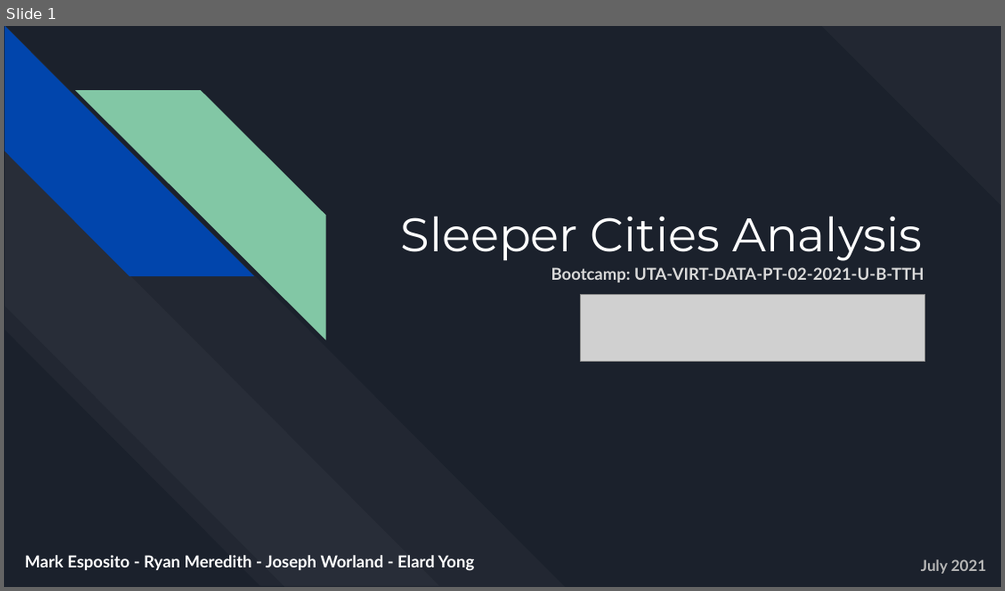
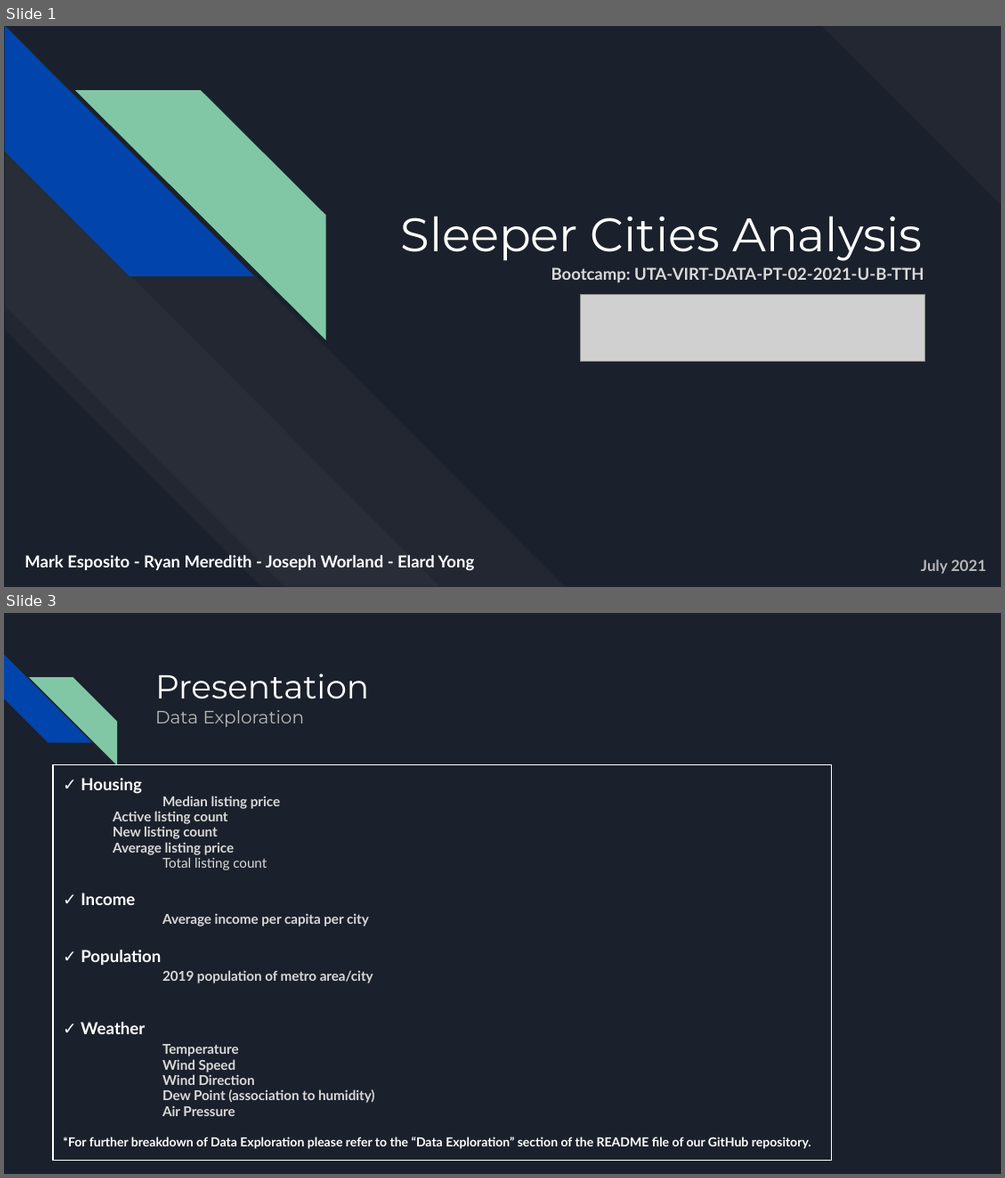
Before and after one commit to marke0816/Sleeper_Cities, a slide deck: Resources/Sleeper_Cities_Analysis.pptx. Shown one above the other, each under a label of ours: slide 1 before the commit, slides 1 and 3 after it; the slides between them are not shown. The pictures are 1005x591 and 1005x1178 pixels, drawn with LibreOffice and Linux fonts; fonts in the diff are those of the drawing; grey boxes stand for pictures. Boxes give left, top, right and bottom in pixels: in the first picture for what was removed or moved away, otherwise in the second. Text is boxed around its words. In the diff, an @@ line names an element or a change of style, - is before the commit and + after.

Commit message:
Updated ppt slide and readme file

```diff
--- a/Resources/Sleeper_Cities_Analysis.pptx
+++ b/Resources/Sleeper_Cities_Analysis.pptx
@@ slide 3 added at (4,613,1001,1174), background #1B212C @@
@@ diag stripe added at (4,655,92,743), fill #0145AC @@
@@ diag stripe added at (29,677,117,764), fill #82C7A5 @@
@@ title added at (155,674,369,727), 12.9 pt, text #B7B7B7 @@
+Presentation
+Data Exploration
@@ text added at (53,764,832,1159), outline #FFFFFF 0.75 pt, 9.8 pt, text #D9D9D9, bold @@
+✓ Housing
+Median listing price
+Active listing count
+New listing count
+Average listing price
+Total listing count
+✓ Income
+Average income per capita per city
+✓ Population
+2019 population of metro area/city
+✓ Weather
+Temperature
+Wind Speed
+Wind Direction
+Dew Point (association to humidity)
+Air Pressure
+*For further breakdown of Data Exploration please refer to the “Data Exploration” section of the README file of our GitHub repository.
```
Also in this commit, not shown: 2 slides changed, 3 other slides added, 1 other file.
